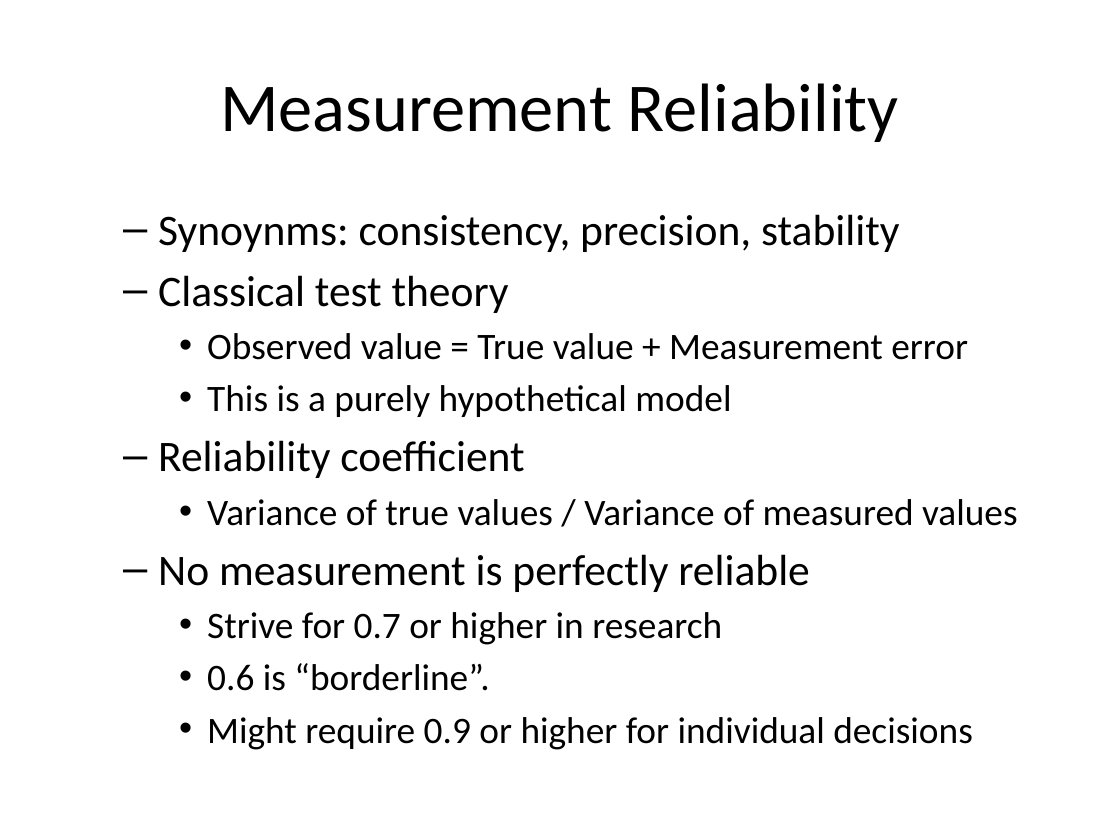
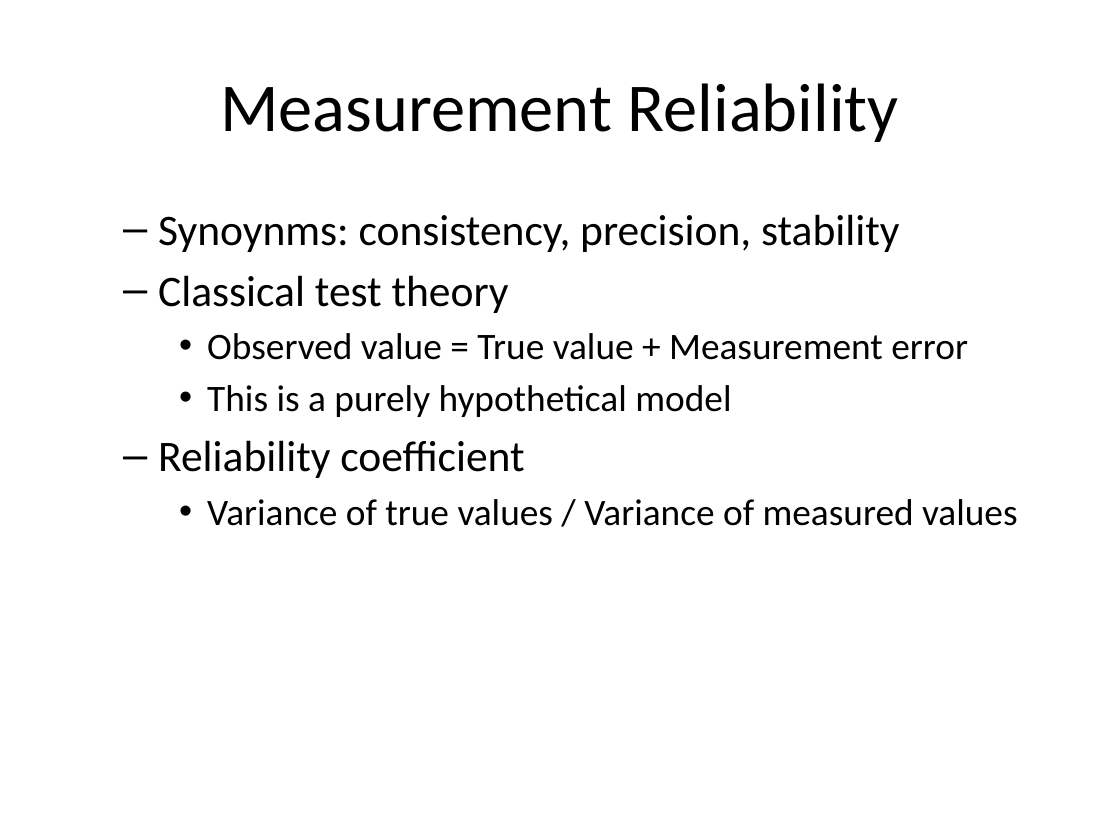
Before and after one commit to pmean/reliability-and-validity, a slide deck: slide 12 of src/rav.pptx. Drawn at 1120x840 pixels with LibreOffice and Linux fonts; fonts in the diff are those of the drawing. Boxes give left, top, right and bottom in pixels: in the first picture for what was removed or moved away, otherwise in the second. Text is boxed around its words. In the diff, an @@ line names an element or a change of style, - is before the commit and + after.

```diff
--- a/src/rav.pptx
+++ b/src/rav.pptx
@@ text at box(158, 554, 972, 750): paragraphs removed @@
-  – No measurement is perfectly reliable
-    • Strive for 0.7 or higher in research
-    • 0.6 is “borderline”.
-    • Might require 0.9 or higher for individual decisions
```
Also in this commit, not shown: 15 other slides changed, 18 slides added, 5 slides removed, 3 other files.
